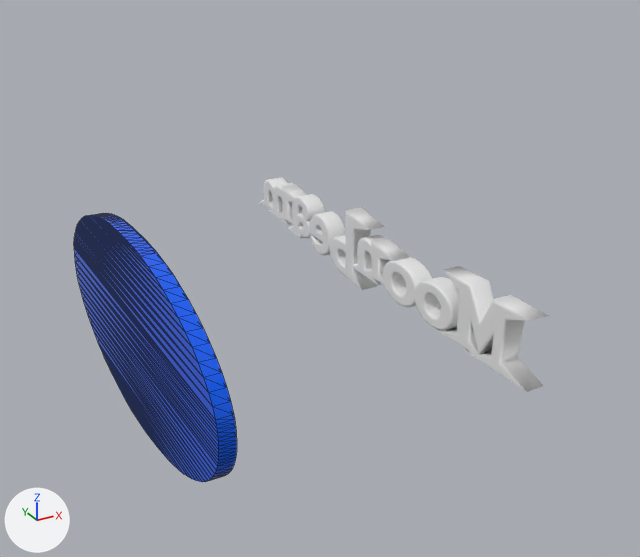
The glTF model models/MoonbeamLogo.glb as it was, and as the next commit left it.
Camera for both pictures: a camera (50 mm lens) standing at (7.02, -11.66, 3.75) and looking at (11.3, -3.87, -0.14). The axes (+X, +Y, +Z) are drawn at lower left. The lights are the same throughout. Mesh edges are drawn as thin lines on the coarser meshes. Where no turn or scale is listed for an object, it has been applied to the vertices. Vertices at the same position are counted once.

In view in the first picture: 'Curve', 'Text'.
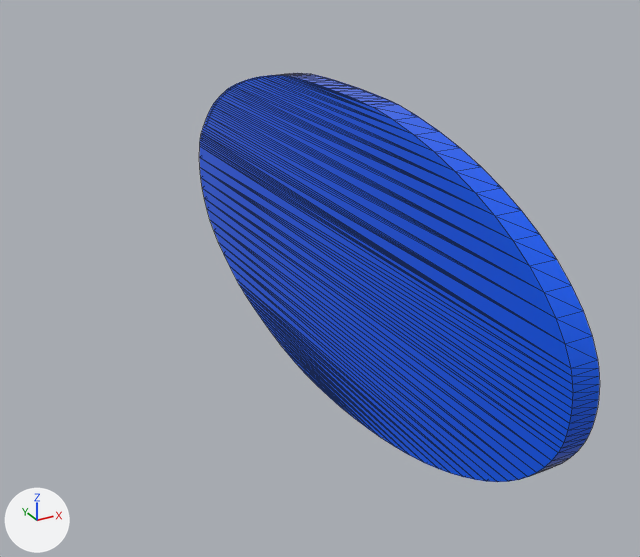
Where the newer file only moved an object's origin or applied its transform, the numbers keep the older frame.

The change in detail:
me_curve has 264 vertices, 524 faces and spans x -0.11..0.11, y -3.33..2.45, z -1.58..1.2.
me_curve is used by ob_curve; location (9.98, -0.91, -1.44).
me_curve part 1: the whole mesh is moved by (0.55, -4.26, 2.57).

Where the change shows, as pixel boxes [x1, y1, x2, y2] in the pictures (640 x 557 px):
'Curve', mesh moved: before [74, 213, 237, 482]; after [199, 73, 600, 482]
'Text', unchanged, covered by the edit: before [258, 178, 549, 392]
